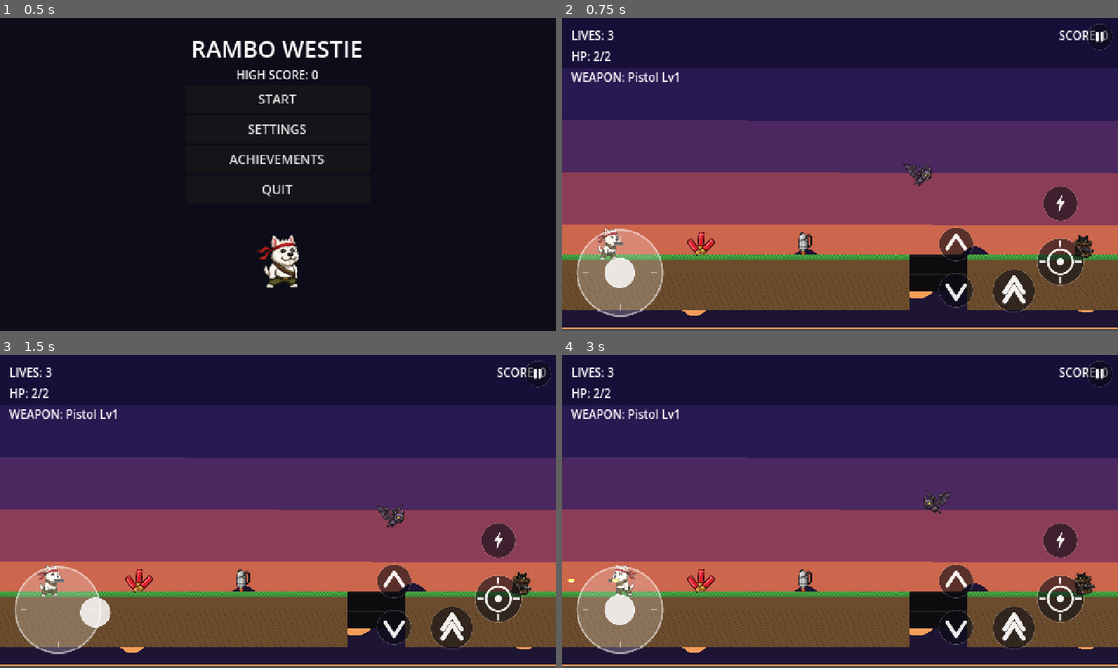
Above: before the commit, frames 1-4 (two rows, left to right).
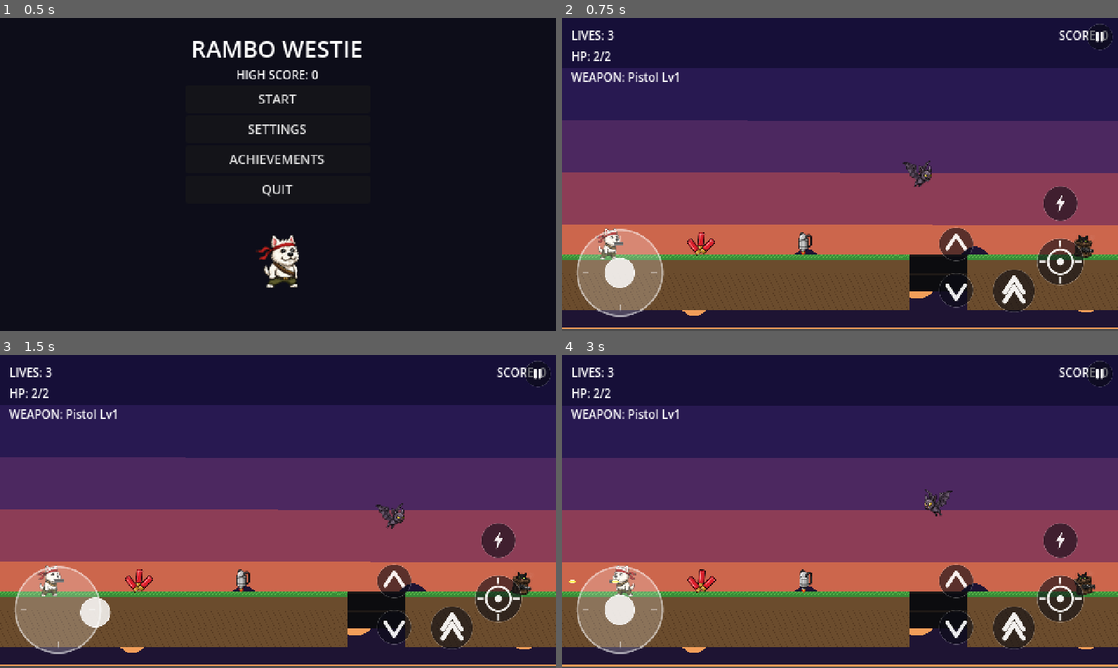
Above: after the commit, the same moments.

Repository: artjoman/westie-rambo-godot-game
Game: Godot game, scene res://scenes/ui/main_menu.tscn
Same seed, same stepped clock (60 frames per second), same inputs: the game is played once before the commit and once after it.
Inputs (mouse positions are in pixels of both pictures, inside the frame that each line leads up to):
- Up to frame 1 (0.5 s): no input
- Up to frame 2 (0.75 s): click "START" at 0.5 s
- Up to frame 3 (1.5 s): tap Enter at 1.25 s; drag from (55, 608) to (378, 633) at 1.27 s
- Up to frame 4 (3 s): drag from (728, 527) to (940, 633) at 2.02 s; move the mouse to (895, 442) at 2.77 s; hold A (move_left) from 2.78 s (still down); hold K (shoot) from 2.78 s (still down)

Frame 1 is identical in both runs. In frame 2, 0.1% of the frame differs, in the area x 61-67%, y 45-54%; in frame 3, less than 0.1%; in frame 4, 1.4%, in the area x 0-100%, y 16-100%.

Commit message:
Add idle/movement animation to every static sprite, plus shoot recoil
Survey found only soldier.gd (and its 3 stat-variant scenes) and
turret.gd had any idle motion -- crow, shark, and every one of the 6
bosses were fully rigid apart from the shared hit-flash, which is
very likely the biggest contributor to the game feeling "stiff and
static." Fixed via lightweight sine-driven Tween-free animation on
each entity's own Visual node (no sprite-sheet art needed):

- boss_base.gd: shared idle bob (Visual:position.y) now covers all 6
  bosses at once. Deliberately added via _process() rather than
  _physics_process(), since boss_chaser.gd/boss_splitter.gd already
  override _physics_process() for movement without calling super() --
  putting it there would have been silently swallowed for those two.
  Also widened `visual`'s type from CanvasItem to Node2D, since
  CanvasItem doesn't actually expose .position (Node2D-specific);
  every boss's Visual is a Sprite2D so this is a safe, compatible
  widening, not a behavior change.
- crow.gd/bat.gd: wing-flap Y-scale pulse.
- shark.gd/piranha.gd: tail/fin-wiggle rotation (shark needed a new
  _time accumulator; piranha/bat already tracked one).
- player.gd: small per-shot camera shake (0.6, well below hit/hazard
  levels) for shoot recoil -- uses the existing shake_camera() max()
  system, so rapid-fire weapons hold steady instead of escalating.

All new animation values are on axes the existing facing-flip logic
(visual.scale.x) never touches, so nothing fights over the same
property. Verified via the regression suite (52/52) plus a direct
runtime check driving each affected _process()/_physics_process()
manually and confirming position/scale/rotation actually change.

Co-Authored-By: Claude Sonnet 5 <noreply@anthropic.com>

Diff:
--- a/scenes/bosses/boss_base.gd
+++ b/scenes/bosses/boss_base.gd
@@ -14,11 +14,22 @@
 
 @onready var health_component: Node = $HealthComponent
 @onready var hurtbox: Area2D = $Hurtbox
-@onready var visual: CanvasItem = $Visual
+@onready var visual: Node2D = $Visual
+
+# Every boss used to be a fully rigid sprite apart from the hit-flash below —
+# a slow idle bob sells "alive and posturing" instead of "cardboard cutout"
+# without needing per-boss sprite-sheet art. Lives in _process() rather than
+# _physics_process() deliberately: boss_chaser.gd/boss_splitter.gd already
+# override _physics_process() for their own movement without calling
+# super(), which would silently swallow this if it lived there instead.
+const IDLE_BOB_SPEED := 2.2
+const IDLE_BOB_AMPLITUDE := 2.0
 
 var phase := 0
 var _player: Node2D = null
 var _bullet_pool: Node = null
+var _idle_time := 0.0
+var _visual_base_y := 0.0
 
 
 func _ready() -> void:
@@ -28,7 +39,13 @@
 	hurtbox.hurt.connect(health_component.damage)
 	health_component.health_changed.connect(_on_health_changed)
 	health_component.died.connect(_on_died)
+	_visual_base_y = visual.position.y
 	_on_ready_extra()
+
+
+func _process(delta: float) -> void:
+	_idle_time += delta
+	visual.position.y = _visual_base_y + sin(_idle_time * IDLE_BOB_SPEED) * IDLE_BOB_AMPLITUDE
 
 
 func _on_ready_extra() -> void:
--- a/scenes/enemies/bat.gd
+++ b/scenes/enemies/bat.gd
@@ -17,6 +17,13 @@
 @export var return_speed: float = 90.0
 @export var contact_damage: int = 1
 @export var score_value: int = 180
+
+# Y-scale pulse (independent of the X-scale facing flip below) sells a bat's
+# fast wing beat cheaply, without sprite-sheet frames -- runs continuously
+# regardless of state (HOVER/DIVE/RETURN) so it never looks like the wings
+# just stop.
+const WING_FLAP_SPEED := 14.0
+const WING_FLAP_AMPLITUDE := 0.22
 
 @onready var visual: Node2D = $Visual
 @onready var health_component: Node = $HealthComponent
@@ -54,6 +61,7 @@
 
 func _physics_process(delta: float) -> void:
 	_time += delta
+	visual.scale.y = 1.0 + sin(_time * WING_FLAP_SPEED) * WING_FLAP_AMPLITUDE
 	match state:
 		State.HOVER:
 			_do_hover(delta)
--- a/scenes/enemies/crow.gd
+++ b/scenes/enemies/crow.gd
@@ -15,9 +15,17 @@
 @onready var hurtbox: Area2D = $Hurtbox
 @onready var fire_timer: Timer = $FireTimer
 
+## A flat-gliding sprite with zero visual variation reads as a rigid
+## cardboard cutout being dragged sideways rather than a bird in flight — a
+## fast Y-scale pulse on Visual (independent of the X-scale facing flip
+## below) sells a wing flap cheaply, without needing sprite-sheet frames.
+const WING_FLAP_SPEED := 9.0
+const WING_FLAP_AMPLITUDE := 0.18
+
 var facing := 1
 var _spawn_x := 0.0
 var _poop_pool: Node = null
+var _time := 0.0
 
 
 func _ready() -> void:
@@ -39,6 +47,9 @@
 
 
 func _physics_process(delta: float) -> void:
+	_time += delta
+	visual.scale.y = 1.0 + sin(_time * WING_FLAP_SPEED) * WING_FLAP_AMPLITUDE
+
 	global_position.x += facing * patrol_speed * delta
 	# Same boundary-flip fix as soldier.gd/bat.gd.
 	var offset := global_position.x - _spawn_x
--- a/scenes/enemies/piranha.gd
+++ b/scenes/enemies/piranha.gd
@@ -14,6 +14,12 @@
 @export var wander_radius: float = 30.0
 @export var contact_damage: int = 1
 @export var score_value: int = 100
+
+# Gentle rotation wiggle (independent of the X-scale facing flip below)
+# reads as a tail/fin sway -- rotation rather than a Y-scale pulse since a
+# fish's motion is a side-to-side undulation, not a wing flap.
+const FIN_WIGGLE_SPEED := 6.0
+const FIN_WIGGLE_AMPLITUDE := 0.12
 
 @onready var visual: Node2D = $Visual
 @onready var health_component: Node = $HealthComponent
@@ -37,6 +43,7 @@
 
 func _physics_process(delta: float) -> void:
 	_time += delta
+	visual.rotation = sin(_time * FIN_WIGGLE_SPEED) * FIN_WIGGLE_AMPLITUDE
 	var player := _get_player()
 	if player and global_position.distance_to(player.global_position) <= aggro_range:
 		state = State.CHASE
--- a/scenes/enemies/shark.gd
+++ b/scenes/enemies/shark.gd
@@ -19,11 +19,18 @@
 @onready var hurtbox: Area2D = $Hurtbox
 @onready var contact_hitbox: Area2D = $ContactHitbox
 
+# Gentle rotation wiggle (independent of the X-scale facing flip elsewhere
+# in this file) reads as a tail sway, same technique as piranha.gd but
+# slower/wider given the shark's bigger size.
+const TAIL_SWAY_SPEED := 4.0
+const TAIL_SWAY_AMPLITUDE := 0.09
+
 var state := State.PATROL
 var facing := 1
 var _spawn_x := 0.0
 var _base_y := 0.0
 var _player: Node2D = null
+var _time := 0.0
 
 
 func _ready() -> void:
@@ -37,6 +44,8 @@
 
 
 func _physics_process(delta: float) -> void:
+	_time += delta
+	visual.rotation = sin(_time * TAIL_SWAY_SPEED) * TAIL_SWAY_AMPLITUDE
 	var player := _get_player()
 	if player and global_position.distance_to(player.global_position) <= aggro_range:
 		state = State.CHARGE
--- a/scenes/player/player.gd
+++ b/scenes/player/player.gd
@@ -440,6 +440,10 @@
 	_fire_bullet_spread(pool)
 	FxSpawner.spawn_muzzle_flash(get_tree(), muzzle.global_position, aim_direction)
 	AudioManager.play(AudioManager.SFX_SHOOT_SPREAD if current_weapon.weapon_id == "spread" else AudioManager.SFX_SHOOT)
+	# Small enough to read as recoil rather than getting hit -- shake_amount
+	# is a max(), not additive, so rapid-fire weapons hold at this level
+	# instead of escalating shot over shot.
+	shake_camera(0.6)
 	fire_cooldown = 1.0 / current_weapon.fire_rate
 
 
Not shown, changed: builds/android/rambo_westie.apk
Not shown, changed: builds/android/rambo_westie.apk.idsig
